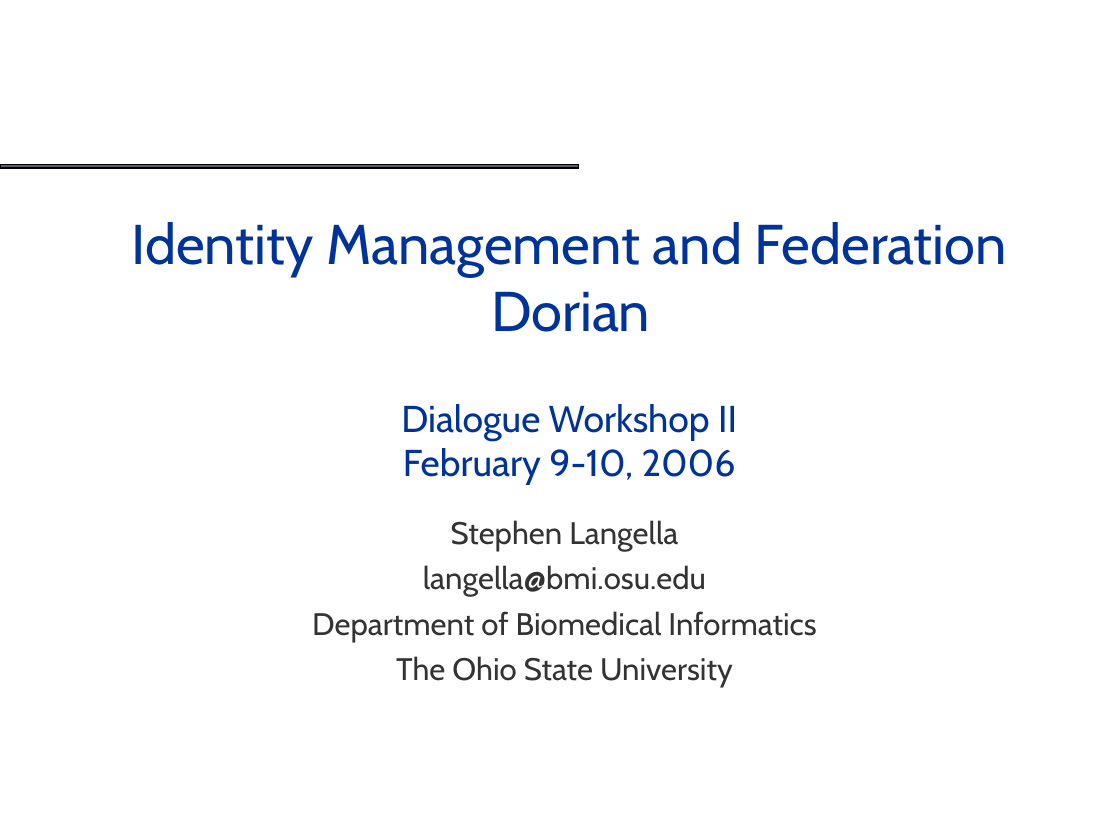
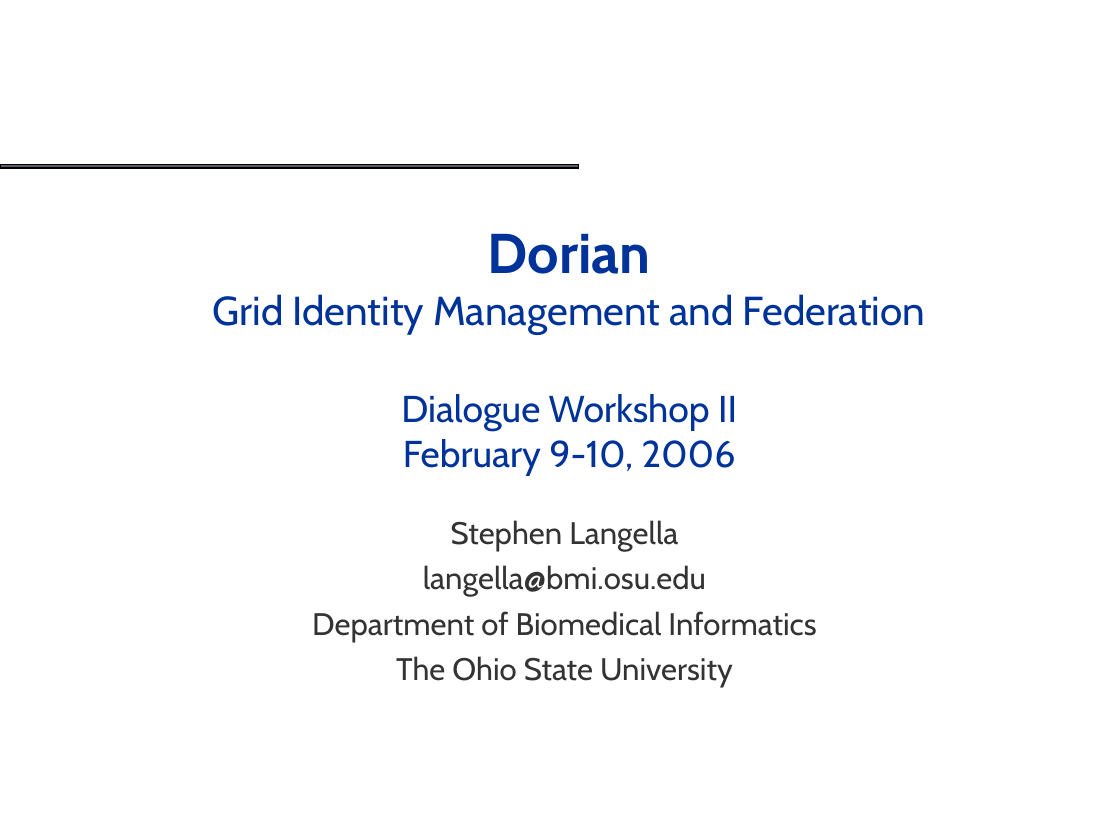
Before and after one commit to NCIP/cagrid-portal, a slide deck: slide 1 of cagrid-1-0/Documentation/presentations/dorian/Dorian_DIALOGUE2.ppt. Drawn at 1120x840 pixels with LibreOffice and Linux fonts; fonts in the diff are those of the drawing; background and template pictures are left out. Boxes give left, top, right and bottom in pixels: in the first picture for what was removed or moved away, otherwise in the second. Text is boxed around its words. In the diff, an @@ line names an element or a change of style, - is before the commit and + after.

```diff
--- a/cagrid-1-0/Documentation/presentations/dorian/Dorian_DIALOGUE2.ppt
+++ b/cagrid-1-0/Documentation/presentations/dorian/Dorian_DIALOGUE2.ppt
@@ title at [213,233,925,476]: text changed; size 36 to 26 pt @@
-Identity Management and Federation
-Dorian
-Dialogue Workshop II
-February 9-10, 2006
+Dorian
+Grid Identity Management and Federation
+Dialogue Workshop II
+February 9-10, 2006
```
Also in this commit, not shown: 8 slides added, 1 slide removed, 2 other files.
